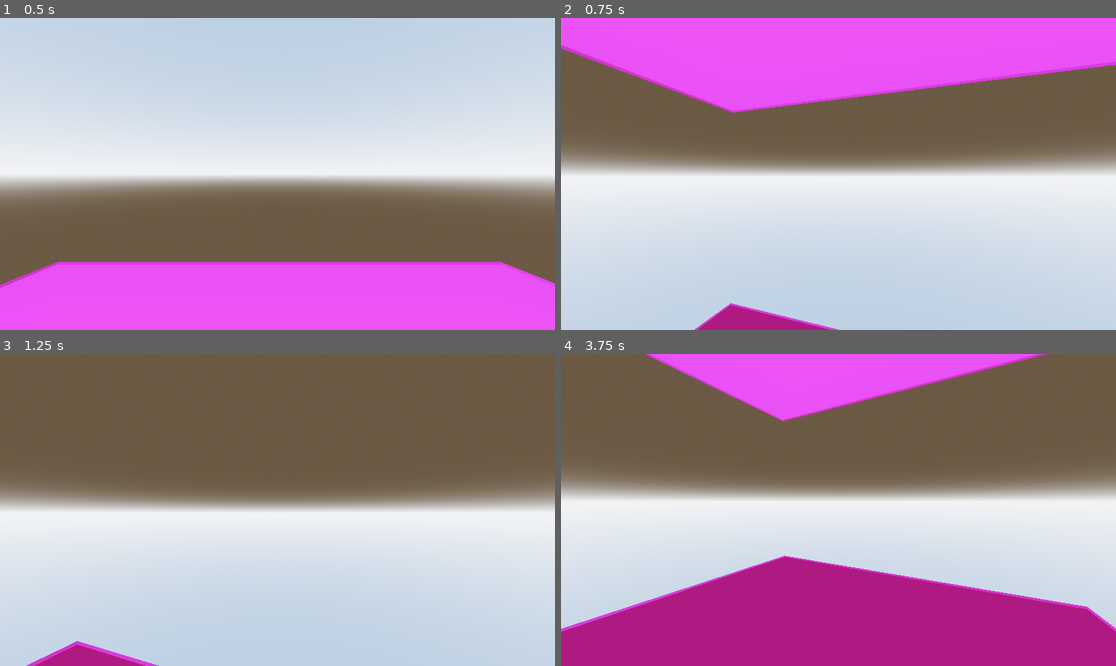
Above: before the commit, frames 1-4 (two rows, left to right).
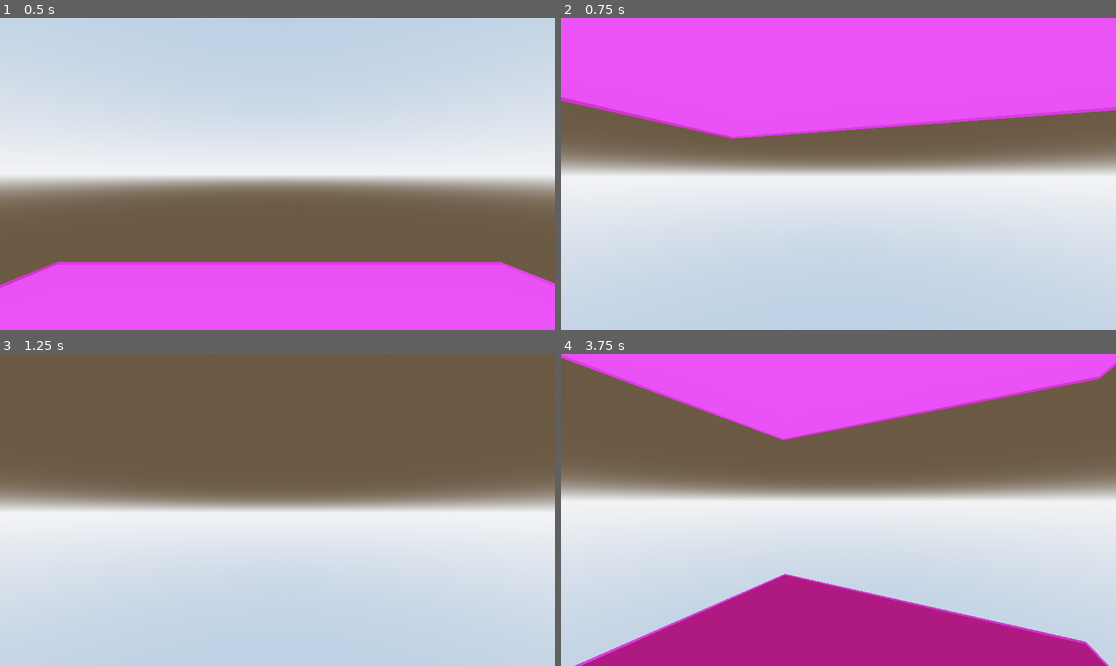
Above: after the commit, the same moments.

Repository: Games4Doritos/UWAGameJam2
Game: Godot game, scene res://Scenes/world.tscn
The game is run twice, just before and just after one commit, with the same random seed, the same clock (stepped at 60 frames per second) and the same inputs. This scene is started directly instead of the project's main scene.
Inputs (mouse positions are in pixels of both pictures, inside the frame that each line leads up to):
- Up to frame 1 (0.5 s): no input
- Up to frame 2 (0.75 s): move the mouse to (866, 174) at 0.52 s; hold W (forward) from 0.53 s (still down); click (866, 174) at 0.67 s
- Up to frame 3 (1.25 s): keep holding W (forward); tap Space (jump) at 0.77 s
- Up to frame 4 (3.75 s): keep holding W (forward); move the mouse to (810, 510) at 1.27 s; click (810, 510) at 1.42 s; tap Space (jump) at 1.52, 3.02 s; move the mouse to (849, 503) at 2.02 s; click (849, 503) at 2.17 s; move the mouse to (832, 516) at 2.77 s; click (832, 516) at 2.92 s; move the mouse to (877, 513) at 3.52 s; click (877, 513) at 3.67 s

Frame 1 is identical in both runs. In frame 2, 14% of the frame differs, in the area x 0-100%, y 8-100%; in frame 3, 1.0%; in frame 4, 18%, in the area x 0-100%, y 0-100%.

Commit message:
fix: Camera Rotation and Position
# Problem
Camera rotation was not bounded so the player could look up and continue to move the camera in a circle.

After gravity flip the camera position was not adjusted and so it gave the appearance of a shorter player.

# Fix
For the rotation issue, the pitch is now bounded between -90 to 90 degrees.

For the position issue. The Axis controller (Yaw and children) is moved after the gravity flip so the height remains the same (essentially flip the position along the horizontal).

Diff:
--- a/Scripts/player.gd
+++ b/Scripts/player.gd
@@ -20,6 +20,9 @@
 	flip *= -1
 	up_direction.y *= -1
 
+	#Adjust camera
+	yaw.position.y += 0.7 * flip
+
 	#flip view without affecting movement!
 	cam.rotate_x(deg_to_rad(180))
 
@@ -34,6 +37,8 @@
 	if event is InputEventMouseMotion:
 		yaw.rotate_y(-event.relative.x * SENSITIVITY * flip)
 		pitch.rotate_x(-event.relative.y * SENSITIVITY)
+		pitch.rotation.x = clamp(pitch.rotation.x, -PI/2, PI/2)
+
 
 
 func _physics_process(delta: float) -> void:
